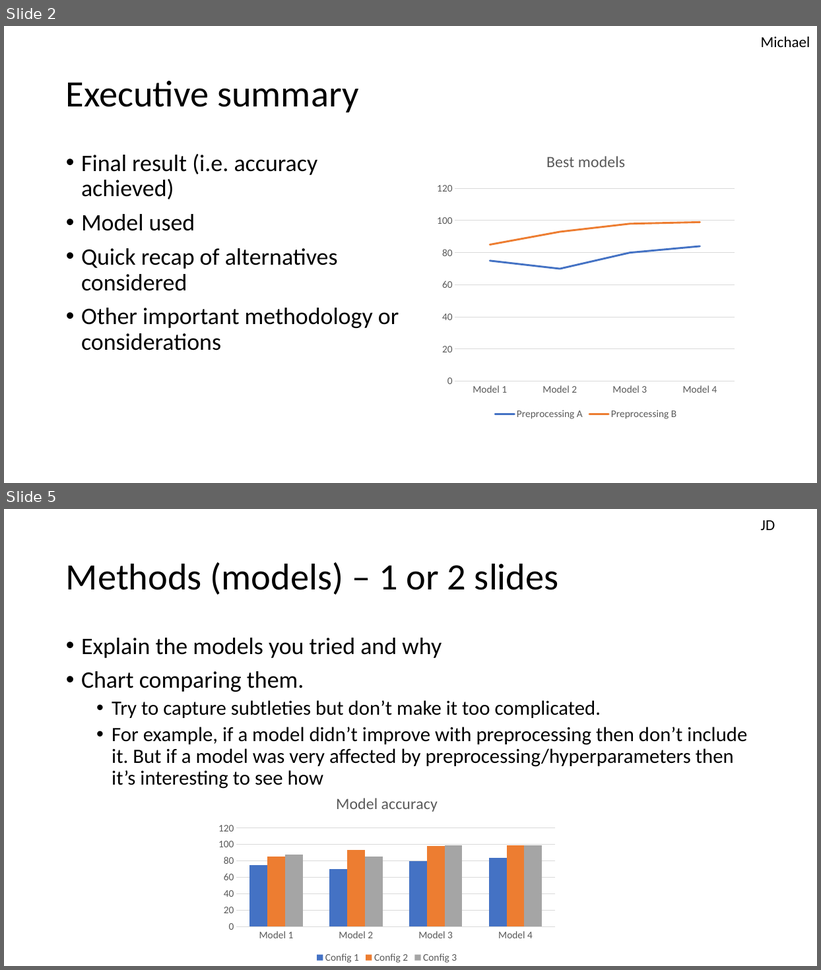
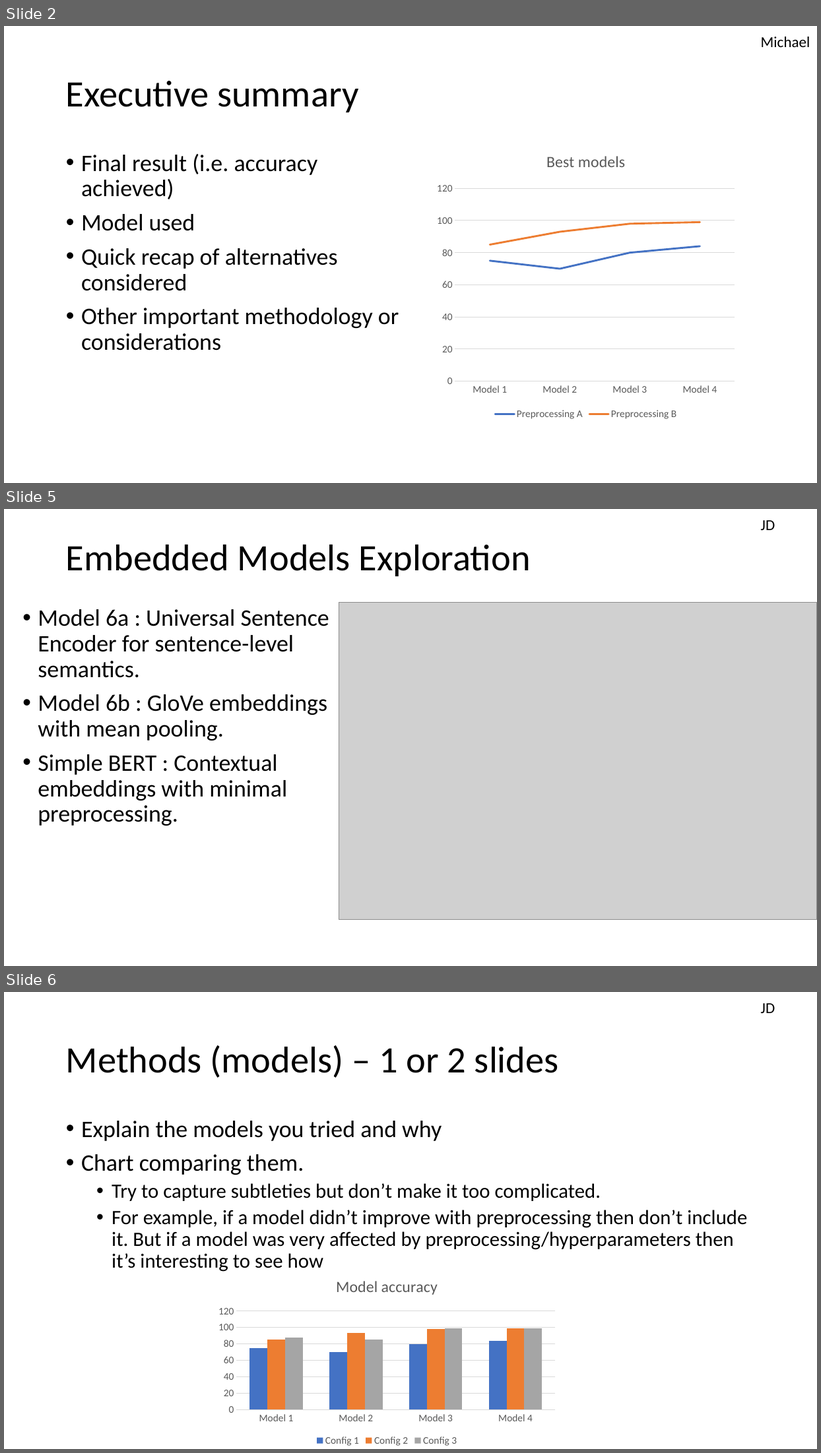
Before and after one commit to JeanDenisD/project-nlp-challenge, a slide deck: g2_presentation.pptx. Shown one above the other, each under a label of ours: slides 2 and 5 before the commit, slides 2, 5 and 6 after it; the slides between them are not shown. The pictures are 821x970 and 821x1453 pixels, drawn with LibreOffice and Linux fonts; fonts in the diff are those of the drawing; grey boxes stand for pictures. Boxes give left, top, right and bottom in pixels: in the first picture for what was removed or moved away, otherwise in the second. Text is boxed around its words. In the diff, an @@ line names an element or a change of style, - is before the commit and + after.

```diff
--- a/g2_presentation.pptx
+++ b/g2_presentation.pptx
@@ slide 5 added at bbox=[4, 509, 817, 966], background #FFFFFF @@
@@ text added at bbox=[761, 520, 776, 530], 18 pt, text #000000 @@
+JD
@@ title added at bbox=[66, 544, 530, 576], 44 pt, text #000000 @@
+Embedded Models Exploration
@@ picture added at bbox=[339, 602, 817, 920] @@
@@ text added at bbox=[38, 609, 329, 826], 28 pt, text #000000 @@
+• Model 6a : Universal Sentence Encoder for sentence-level semantics.
+• Model 6b : GloVe embeddings with mean pooling.
+• Simple BERT : Contextual embeddings with minimal preprocessing.
@@ what was slide 5 is now slide 6 @@
```
Also in this commit, not shown: 3 other slides added, 3 slides removed.
